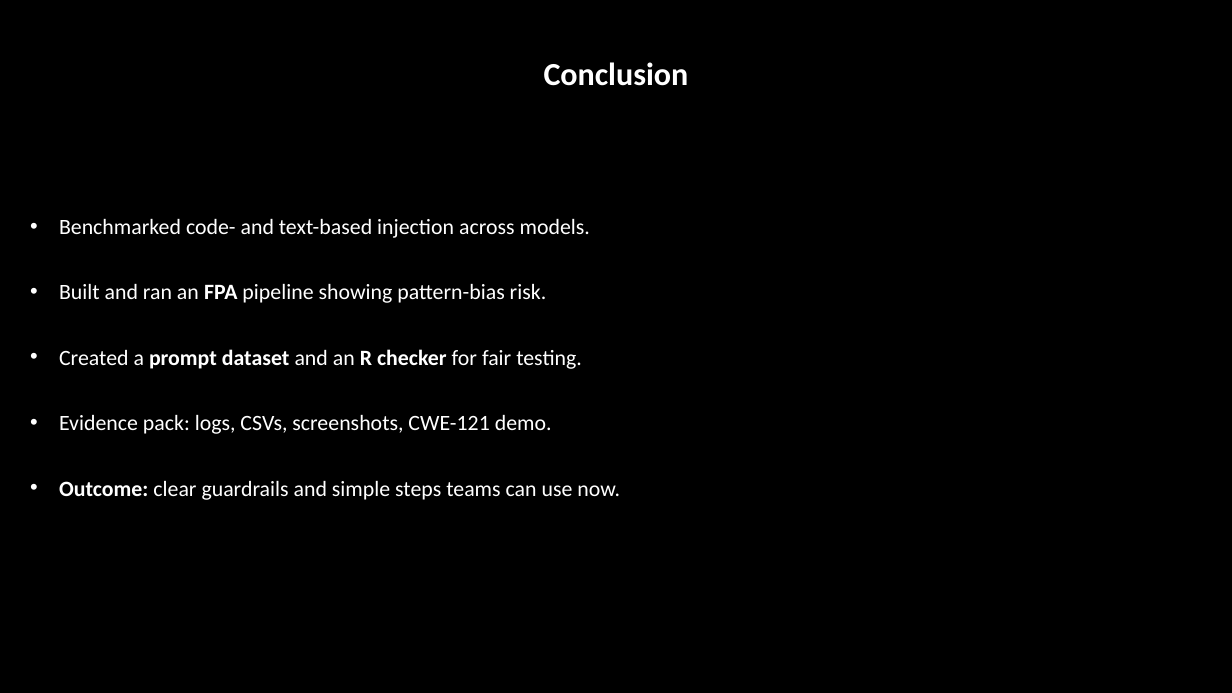
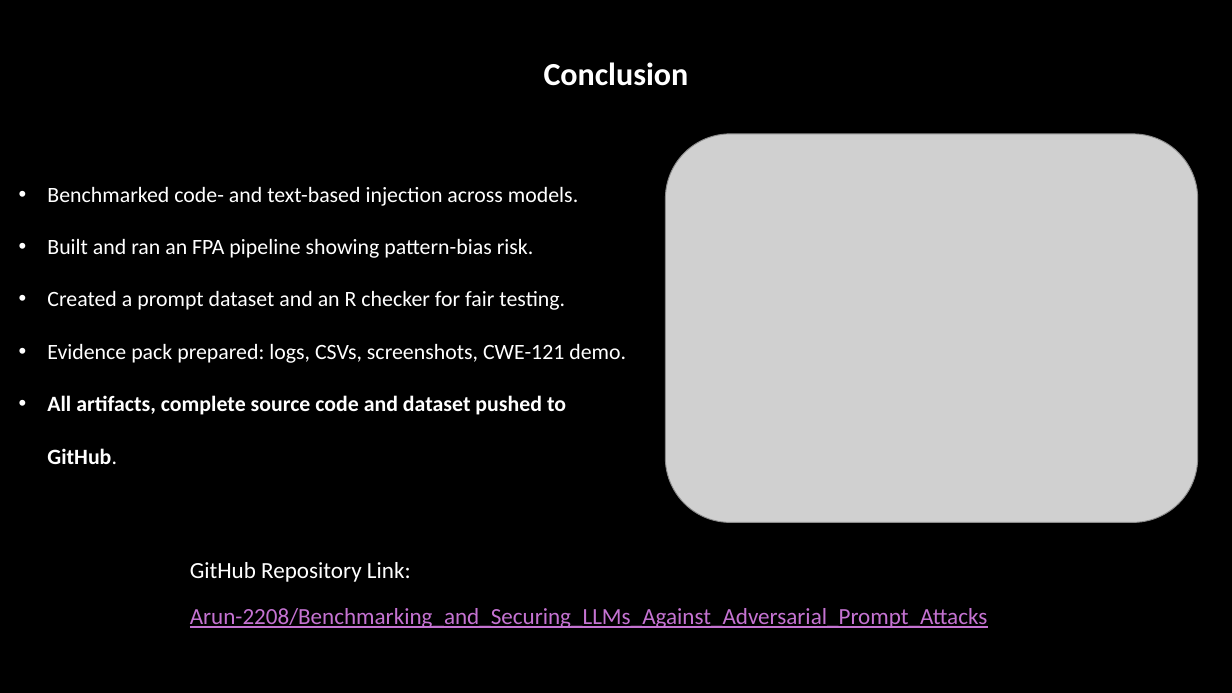
Before and after one commit to Arun-2208/Semester_4_CodeWork_and_CourseWork-, a slide deck: slide 17 of ICT80004-Internship_Project/FINAL PRESENTATION/ICT80004-Final_Project_Presentation_Arun_104837257.pptx. Drawn at 1232x693 pixels with LibreOffice and Linux fonts; fonts in the diff are those of the drawing; grey boxes stand for pictures; background and template pictures are left out. Boxes give left, top, right and bottom in pixels: in the first picture for what was removed or moved away, otherwise in the second. Text is boxed around its words. In the diff, an @@ line names an element or a change of style, - is before the commit and + after.

```diff
--- a/ICT80004-Internship_Project/FINAL PRESENTATION/ICT80004-Final_Project_Presentation_Arun_104837257.pptx
+++ b/ICT80004-Internship_Project/FINAL PRESENTATION/ICT80004-Final_Project_Presentation_Arun_104837257.pptx
@@ picture added at (x1=665, y1=134, x2=1198, y2=522) @@
@@ text "Benchmarked code- and text-based injection ..." moved from (x1=59, y1=219, x2=620, y2=500) to (x1=47, y1=187, x2=626, y2=415) @@
@@ text at (x1=47, y1=187, x2=578, y2=310): bold off in "FPA", "prompt dataset R checker"; line spacing 2.5 to 2 @@
@@ text at (x1=47, y1=344, x2=626, y2=415): text changed @@
-• Evidence pack: logs, CSVs, screenshots, CWE-121 demo.
-• Outcome: clear guardrails and simple steps teams can use now.
+• Evidence pack prepared: logs, CSVs, screenshots, CWE-121 demo.
+• All artifacts, complete source code and dataset pushed to GitHub.
@@ text added at (x1=190, y1=562, x2=411, y2=582), 18 pt, text #FFFFFF @@
+GitHub Repository Link:
@@ text added at (x1=190, y1=608, x2=988, y2=628), 18 pt, text #C573D2, underline @@
+Arun-2208/Benchmarking_and_Securing_LLMs_Against_Adversarial_Prompt_Attacks
```
Also in this commit, not shown: 2 other slides changed, 3 other files.
